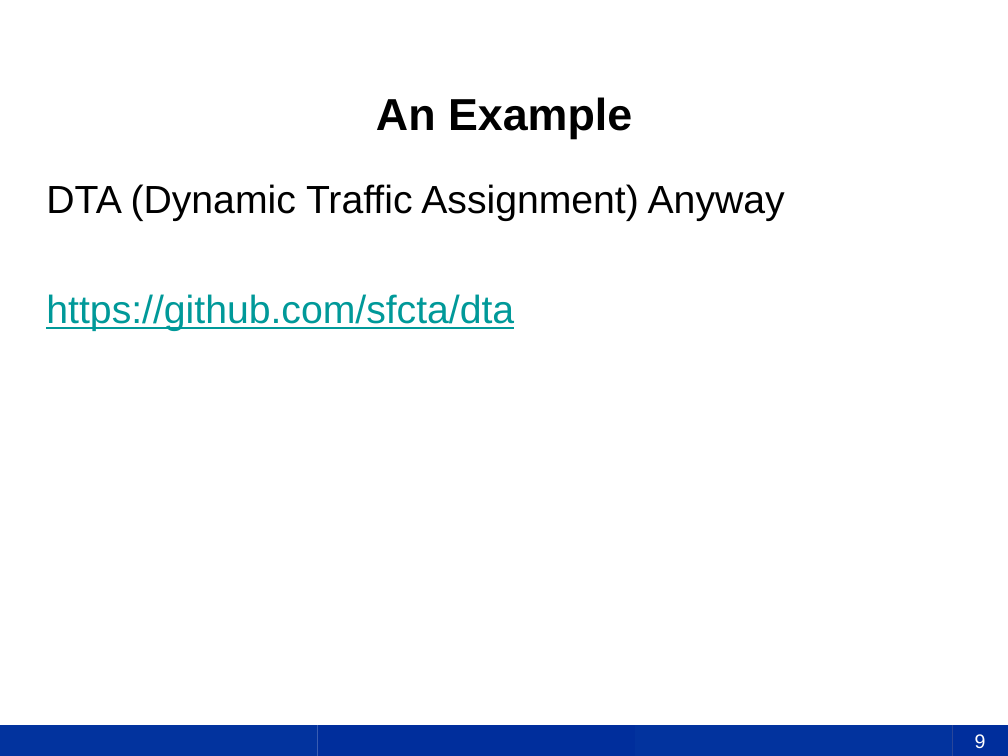
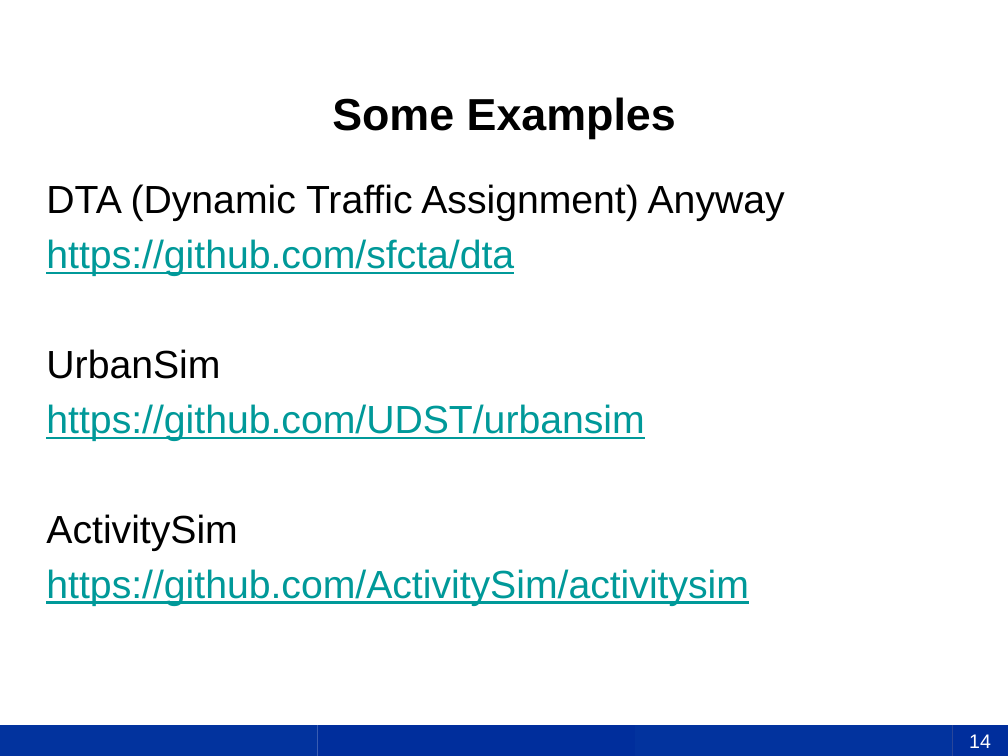
Before and after one commit to uky-transport-data-science/ce599, a slide deck: slide 14 of 18-Design and Classes/18-Design and Classes.pptx (slide 9 before the commit). Drawn at 1008x756 pixels with LibreOffice and Linux fonts; fonts in the diff are those of the drawing; background and template pictures are left out. Boxes give left, top, right and bottom in pixels: in the first picture for what was removed or moved away, otherwise in the second. Text is boxed around its words. In the diff, an @@ line names an element or a change of style, - is before the commit and + after.

```diff
--- a/18-Design and Classes/18-Design and Classes.pptx
+++ b/18-Design and Classes/18-Design and Classes.pptx
@@ title at [332, 97, 676, 139]: text changed @@
-An Example
+Some Examples
@@ text at [46, 349, 749, 606]: paragraphs added @@
+UrbanSim
+https://github.com/UDST/urbansim
+ActivitySim
+https://github.com/ActivitySim/activitysim
@@ page number at [969, 734, 991, 748]: text changed @@
-9
+14
```
Also in this commit, not shown: 3 other slides changed, 4 slides added, 2 other files.
